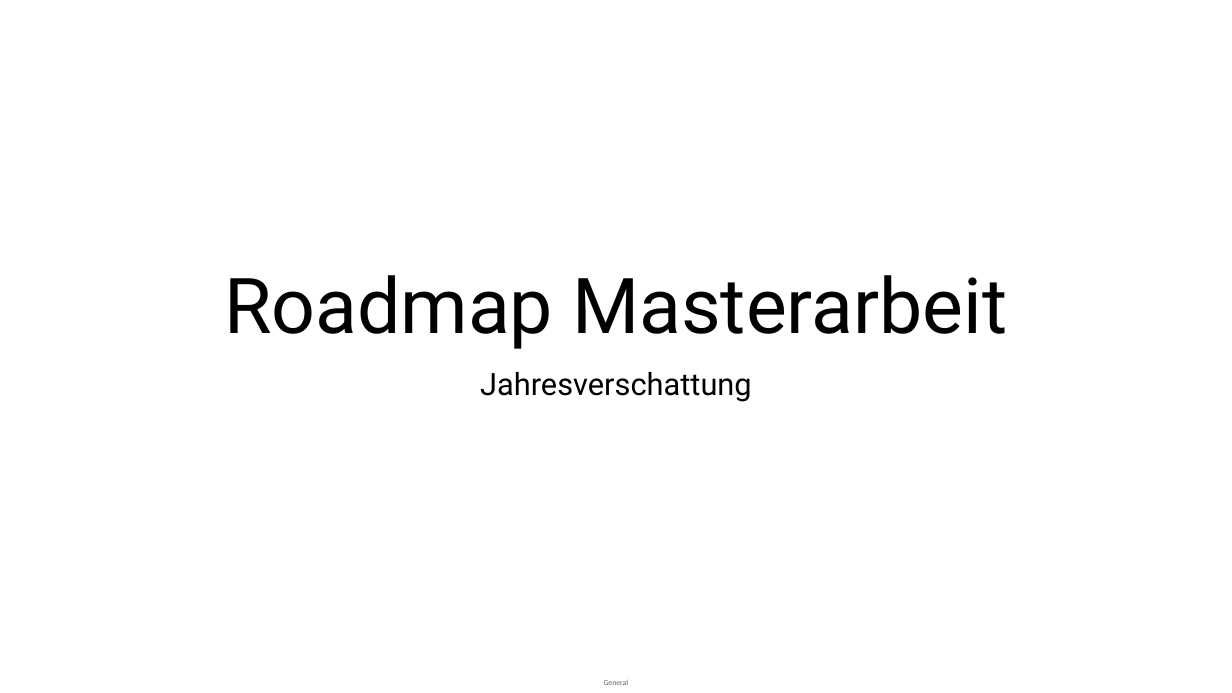
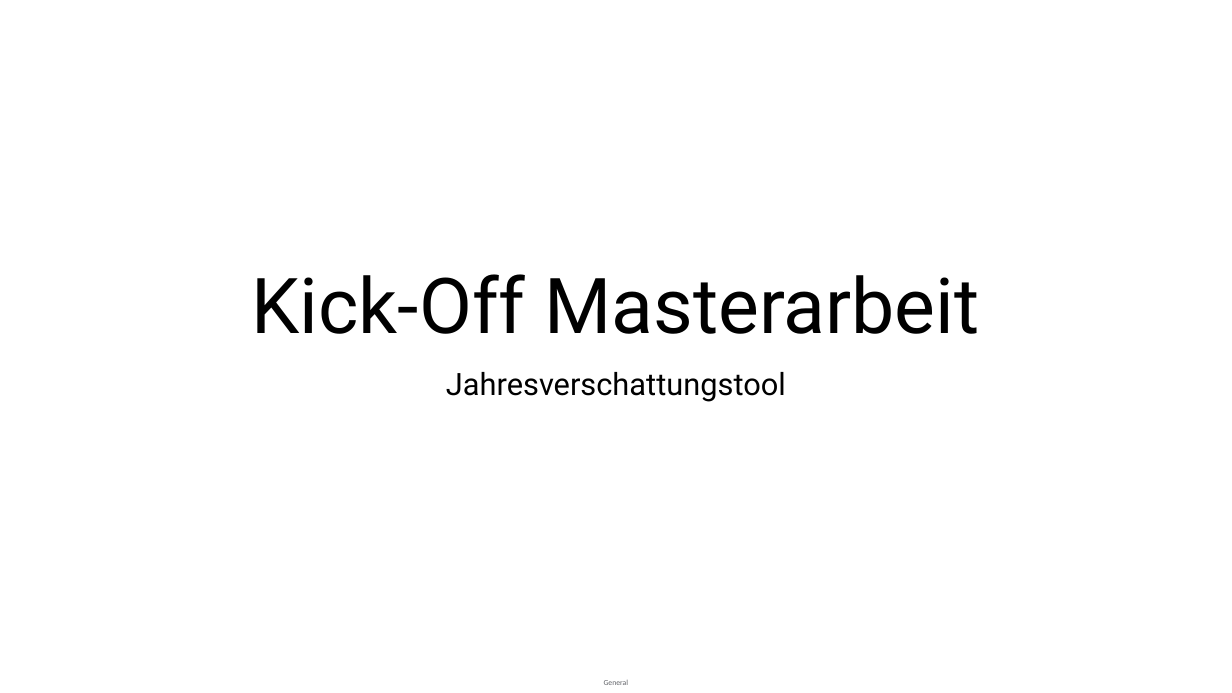
Before and after one commit to nike300/master-thesis, a slide deck: slide 1 of Roadmap Masterarbeit.pptx. Drawn at 1232x693 pixels with LibreOffice and Linux fonts; fonts in the diff are those of the drawing. Boxes give left, top, right and bottom in pixels: in the first picture for what was removed or moved away, otherwise in the second. Text is boxed around its words. In the diff, an @@ line names an element or a change of style, - is before the commit and + after.

```diff
--- a/Roadmap Masterarbeit.pptx
+++ b/Roadmap Masterarbeit.pptx
@@ title at (252, 274, 980, 334): text changed @@
-Roadmap Masterarbeit
+Kick-Off Masterarbeit
@@ subtitle at (446, 372, 786, 402): text changed @@
-Jahresverschattung
+Jahresverschattungstool
```
Also in this commit, not shown: 1 other slide changed, 4 slides added, 1 slide removed, 1 other file.
